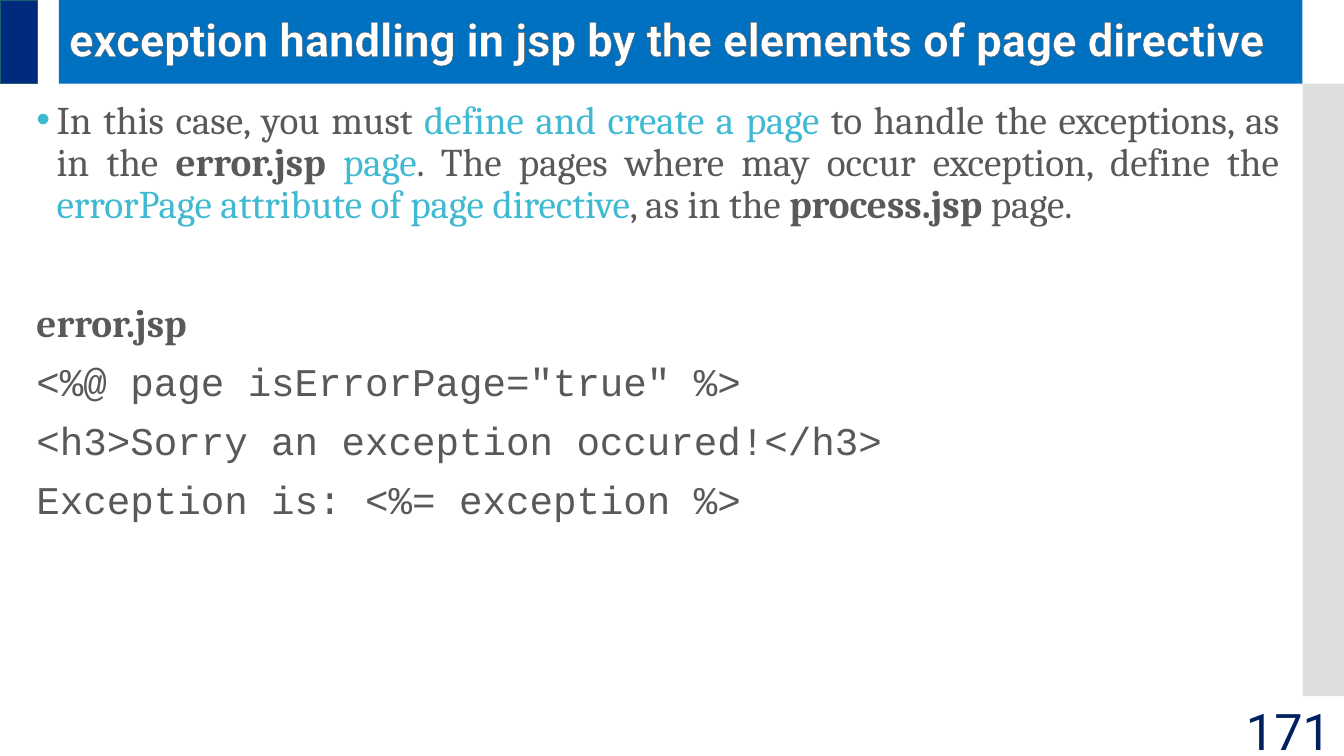
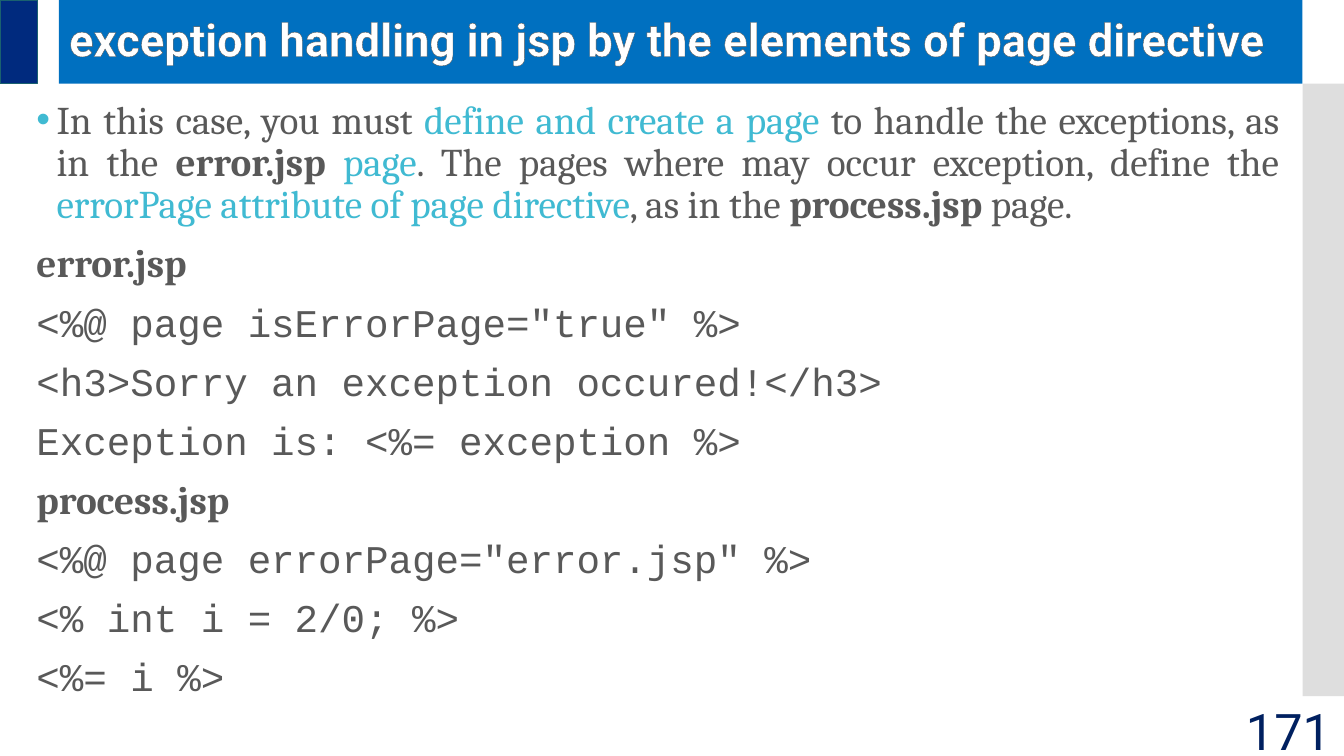
Before and after one commit to jrambasana/AJP2022-material, a slide deck: slide 171 of AJP Slides/AJP (01ce0502) - Unit 5 - JSP.pptx. Drawn at 1344x756 pixels with LibreOffice and Linux fonts; fonts in the diff are those of the drawing. Boxes give left, top, right and bottom in pixels: in the first picture for what was removed or moved away, otherwise in the second. Text is boxed around its words. In the diff, an @@ line names an element or a change of style, - is before the commit and + after.

```diff
--- a/AJP Slides/AJP (01ce0502) - Unit 5 - JSP.pptx
+++ b/AJP Slides/AJP (01ce0502) - Unit 5 - JSP.pptx
@@ text at box(36, 487, 741, 691): paragraphs added @@
+process.jsp
+<%@ page errorPage="error.jsp" %>
+<% int i = 2/0; %>
+<%= i %>
```
Also in this commit, not shown: 1 other slide changed, 2 other files.
